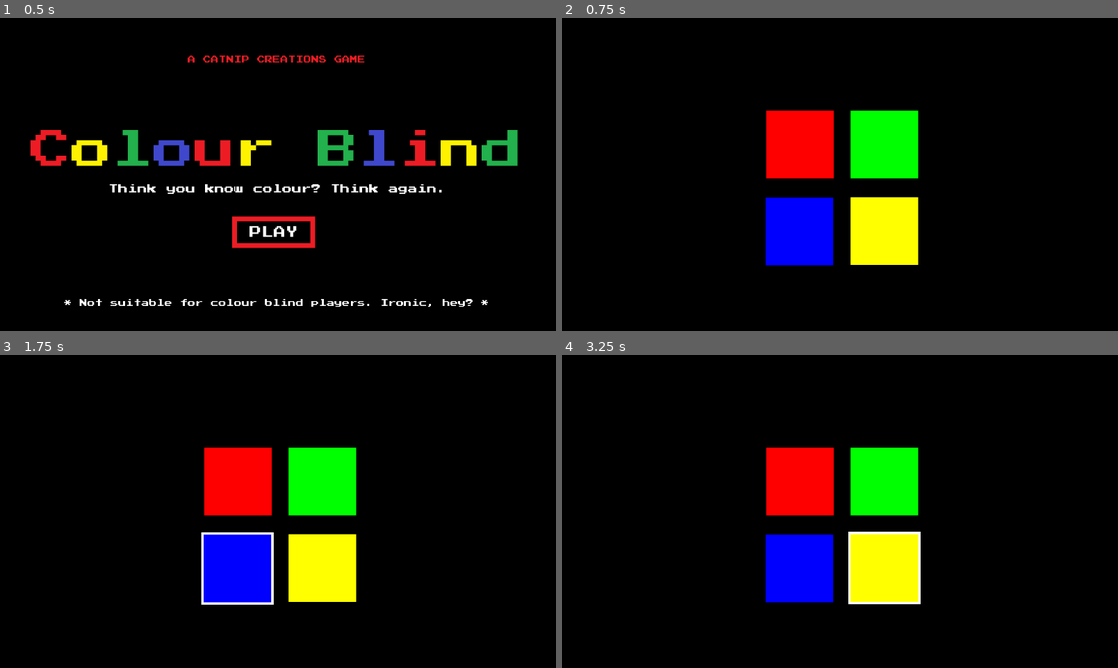
Above: before the commit, frames 1-4 (two rows, left to right).
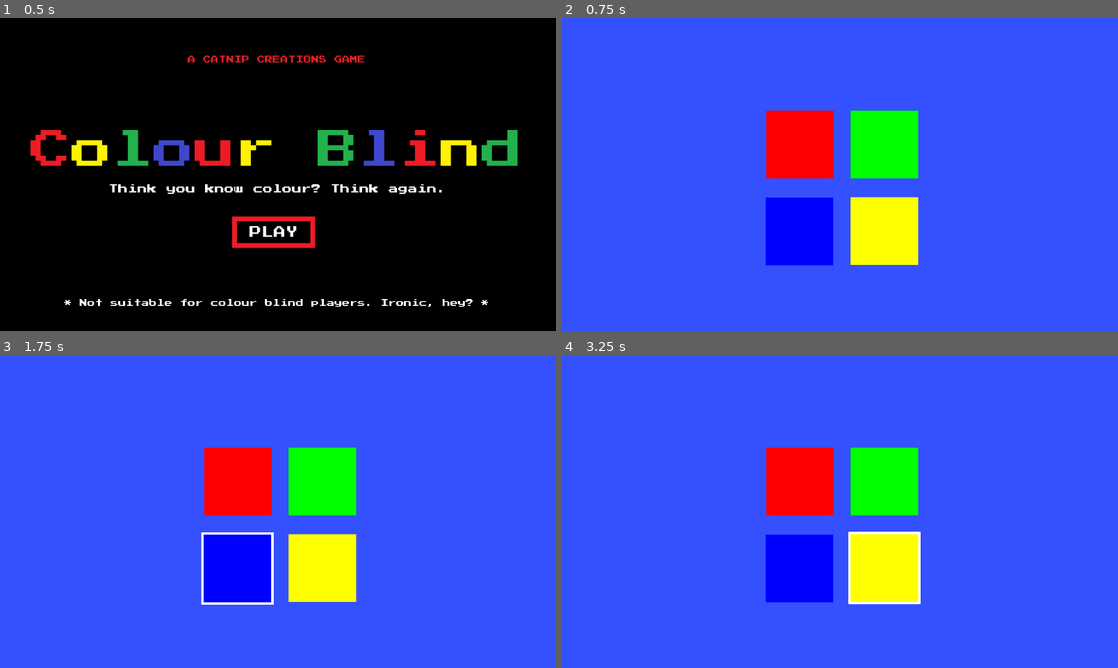
Above: after the commit, the same moments.

Repository: kwrightsk/game-jam-january-2026
Game: Godot game, scene res://Scenes/title_screen.tscn
The game is run twice, just before and just after one commit, with the same random seed, the same clock (stepped at 60 frames per second) and the same inputs.
Inputs (mouse positions are in pixels of both pictures, inside the frame that each line leads up to):
- Up to frame 1 (0.5 s): no input
- Up to frame 2 (0.75 s): click "PLAY" at 0.5 s
- Up to frame 3 (1.75 s): tap Enter at 1.25 s; move the mouse to (239, 480) at 1.27 s; press the mouse at (239, 480) at 1.28 s
- Up to frame 4 (3.25 s): tap Space at 2 s; move the mouse to (884, 480) at 2.02 s; release the mouse at (884, 480) at 2.03 s; click (884, 480) at 2.1 s; tap Enter at 2.75 s; move the mouse to (801, 567) at 2.77 s; press the mouse at (801, 567) at 2.78 s

Frame 1 is identical in both runs. In frame 2, 90% of the frame differs, in the area x 0-100%, y 0-100%; in frame 3, 89%; in frame 4, 89%.

Commit message:
merge to colour book

Diff:
--- a/Scenes/colour_eater_bug.tscn
+++ b/Scenes/colour_eater_bug.tscn
@@ -11,9 +11,6 @@
 position = Vector2(0, 1)
 shape = SubResource("CircleShape2D_y83hf")
 
-[node name="BugSpawnTimer" type="Timer" parent="."]
-wait_time = 2.0
-
 [node name="Sprite2D" type="Sprite2D" parent="."]
 texture_filter = 1
 position = Vector2(0.5, 1.5)
--- a/Scenes/colouring_book.tscn
+++ b/Scenes/colouring_book.tscn
@@ -1,19 +1,19 @@
-[gd_scene load_steps=5 format=3 uid="uid://djxt5qfv25rsi"]
+[gd_scene load_steps=6 format=3 uid="uid://djxt5qfv25rsi"]
 
 [ext_resource type="Script" path="res://scripts/colouring_book.gd" id="1_45ish"]
 [ext_resource type="PackedScene" uid="uid://bl5wnl1jid5jc" path="res://Scenes/colour_eater_bug.tscn" id="2_fofd4"]
 [ext_resource type="PackedScene" uid="uid://id30r6jh5ic6" path="res://Scenes/paint.tscn" id="2_vs0pb"]
 [ext_resource type="FontFile" uid="uid://boafiido6lxpb" path="res://assets/PressStart2P.ttf" id="3_xinx8"]
+[ext_resource type="PackedScene" uid="uid://qh5j8imflq6k" path="res://Scenes/paintbrush_cursor.tscn" id="5_hatgv"]
 
 [node name="ColouringBook" type="Node2D"]
 script = ExtResource("1_45ish")
 
-[node name="Paint" parent="." instance=ExtResource("2_vs0pb")]
+[node name="BugSpawnTimer" type="Timer" parent="."]
+wait_time = 2.0
 
 [node name="MinigameTimer" type="Timer" parent="."]
 wait_time = 10.0
-
-[node name="ColourEaterBug" parent="." instance=ExtResource("2_fofd4")]
 
 [node name="Background" type="CanvasLayer" parent="."]
 
@@ -53,4 +53,12 @@
 theme_override_fonts/font = ExtResource("3_xinx8")
 text = "Time:"
 
+[node name="Paint" parent="." instance=ExtResource("2_vs0pb")]
+script = ExtResource("1_45ish")
+
+[node name="ColourEaterBug" parent="." instance=ExtResource("2_fofd4")]
+
+[node name="PaintbrushCursor" parent="." instance=ExtResource("5_hatgv")]
+
+[connection signal="timeout" from="BugSpawnTimer" to="." method="_on_bug_spawn_timer_timeout"]
 [connection signal="timeout" from="MinigameTimer" to="." method="_on_minigame_timer_timeout"]
--- /dev/null
+++ b/game-over-screen.tscn
@@ -0,0 +1,176 @@
+[gd_scene load_steps=4 format=3 uid="uid://brp17eqlny85c"]
+
+[ext_resource type="FontFile" uid="uid://boafiido6lxpb" path="res://assets/PressStart2P.ttf" id="1_0wk6x"]
+[ext_resource type="Texture2D" uid="uid://ba6mo6y6urtm7" path="res://assets/shirt-1671181932-5abe8617e0731d1ab2d8b2f6a6602d1e.webp" id="2_r5a24"]
+
+[sub_resource type="StyleBoxFlat" id="StyleBoxFlat_jvsqo"]
+bg_color = Color(0.6, 0.6, 0.6, 0)
+border_width_left = 10
+border_width_top = 10
+border_width_right = 10
+border_width_bottom = 10
+border_color = Color(1, 1, 1, 1)
+
+[node name="Game-over-screen" type="Node2D"]
+
+[node name="Background" type="CanvasLayer" parent="."]
+layer = -1
+
+[node name="ColorRect" type="ColorRect" parent="Background"]
+anchors_preset = 15
+anchor_right = 1.0
+anchor_bottom = 1.0
+grow_horizontal = 2
+grow_vertical = 2
+color = Color(0, 0, 0, 1)
+
+[node name="UI" type="Control" parent="."]
+layout_mode = 3
+anchors_preset = 0
+offset_right = 1150.0
+offset_bottom = 647.0
+
+[node name="TextureRect" type="TextureRect" parent="."]
+custom_minimum_size = Vector2(400, 200)
+anchors_preset = 8
+anchor_left = 0.5
+anchor_top = 0.5
+anchor_right = 0.5
+anchor_bottom = 0.5
+offset_left = 239.0
+offset_top = -1.0
+offset_right = 916.0
+offset_bottom = 641.0
+grow_horizontal = 2
+grow_vertical = 2
+mouse_filter = 2
+texture = ExtResource("2_r5a24")
+expand_mode = 1
+stretch_mode = 5
+
+[node name="Title" type="Label" parent="."]
+anchors_preset = 10
+anchor_right = 1.0
+offset_left = 224.0
+offset_top = 85.0
+offset_right = 944.0
+offset_bottom = 191.0
+grow_horizontal = 2
+pivot_offset = Vector2(60, 60)
+theme_override_colors/font_color = Color(1, 1, 1, 1)
+theme_override_fonts/font = ExtResource("1_0wk6x")
+theme_override_font_sizes/font_size = 80
+text = "Game  Over"
+horizontal_alignment = 1
+
+[node name="TextureButton" type="TextureButton" parent="."]
+offset_left = 446.0
+offset_top = 400.0
+offset_right = 617.0
+offset_bottom = 465.0
+
+[node name="Panel" type="Panel" parent="TextureButton"]
+layout_mode = 1
+anchors_preset = -1
+anchor_left = -3.412
+anchor_top = -2.669
+anchor_right = -3.412
+anchor_bottom = -2.669
+offset_left = 532.452
+offset_top = 281.485
+offset_right = 816.452
+offset_bottom = 350.485
+theme_override_styles/panel = SubResource("StyleBoxFlat_jvsqo")
+
+[node name="RichTextLabel4" type="RichTextLabel" parent="TextureButton"]
+texture_filter = 1
+layout_mode = 1
+anchors_preset = -1
+anchor_left = 0.547
+anchor_top = 2.246
+anchor_right = 0.547
+anchor_bottom = 2.246
+offset_left = -128.537
+offset_top = -15.99
+offset_right = 132.463
+offset_bottom = 20.01
+grow_horizontal = 2
+grow_vertical = 2
+theme_override_fonts/normal_font = ExtResource("1_0wk6x")
+theme_override_font_sizes/normal_font_size = 25
+text = "PLAY AGAIN"
+
+[node name="TextureButton2" type="TextureButton" parent="."]
+offset_left = 791.0
+offset_top = 383.0
+offset_right = 962.0
+offset_bottom = 448.0
+
+[node name="Panel" type="Panel" parent="TextureButton2"]
+layout_mode = 1
+anchors_preset = -1
+anchor_left = -3.412
+anchor_top = -2.669
+anchor_right = -3.412
+anchor_bottom = -2.669
+offset_left = 536.452
+offset_top = 296.485
+offset_right = 877.452
+offset_bottom = 365.485
+theme_override_styles/panel = SubResource("StyleBoxFlat_jvsqo")
+
+[node name="RichTextLabel4" type="RichTextLabel" parent="TextureButton2"]
+texture_filter = 1
+layout_mode = 1
+anchors_preset = -1
+anchor_left = 0.195
+anchor_top = 2.262
+anchor_right = 0.195
+anchor_bottom = 2.262
+offset_left = -61.345
+offset_top = -4.03
+offset_right = 242.655
+offset_bottom = 24.97
+grow_horizontal = 2
+grow_vertical = 2
+theme_override_fonts/normal_font = ExtResource("1_0wk6x")
+theme_override_font_sizes/normal_font_size = 25
+text = "LEADER BOARD"
+
+[node name="TextureButton3" type="TextureButton" parent="."]
+offset_left = 233.0
+offset_top = 403.0
+offset_right = 404.0
+offset_bottom = 468.0
+
+[node name="Panel" type="Panel" parent="TextureButton3"]
+layout_mode = 1
+anchors_preset = -1
+anchor_left = -3.412
+anchor_top = -2.669
+anchor_right = -3.412
+anchor_bottom = -2.669
+offset_left = 417.452
+offset_top = 281.485
+offset_right = 687.452
+offset_bottom = 350.485
+theme_override_styles/panel = SubResource("StyleBoxFlat_jvsqo")
+
+[node name="RichTextLabel4" type="RichTextLabel" parent="TextureButton3"]
+texture_filter = 1
+layout_mode = 1
+anchors_preset = -1
+anchor_left = -0.135
+anchor_top = 2.308
+anchor_right = -0.135
+anchor_bottom = 2.308
+offset_left = -117.915
+offset_top = -18.02
+offset_right = 118.085
+offset_bottom = 17.98
+grow_horizontal = 2
+grow_vertical = 2
+theme_override_fonts/normal_font = ExtResource("1_0wk6x")
+theme_override_font_sizes/normal_font_size = 25
+text = "MAIN MENU
+"
--- a/project.godot
+++ b/project.godot
@@ -14,6 +14,7 @@
 run/main_scene="res://Scenes/title_screen.tscn"
 config/features=PackedStringArray("4.3", "GL Compatibility")
 config/icon="res://icon.svg"
+<<<<<<<HEADrun/main_scene="res://Scenes/colouring_book.tscn"
 
 [display]
 
--- a/rootMainScene.tscn
+++ b/rootMainScene.tscn
@@ -1,4 +1,7 @@
-[gd_scene format=3 uid="uid://0b3tynguqs3p"]
+[gd_scene load_steps=3 format=3 uid="uid://c0wr5qp44mksp"]
+
+[ext_resource type="Script" path="res://scripts/colouring_book.gd" id="1_qyhf5"]
+[ext_resource type="Script" path="res://scripts/paintbrush_cursor.gd" id="2_62lt5"]
 
 [node name="Root" type="Node2D"]
 
@@ -10,4 +13,15 @@
 anchor_bottom = 1.0
 grow_horizontal = 2
 grow_vertical = 2
-color = Color(0, 0, 0, 1)
+color = Color(0.207843, 0.313726, 1, 1)
+
+[node name="colouring book" type="Node2D" parent="."]
+script = ExtResource("1_qyhf5")
+
+[node name="paintbrush" type="Node2D" parent="colouring book"]
+script = ExtResource("2_62lt5")
+
+[node name="Timer" type="Timer" parent="colouring book"]
+wait_time = 10.0
+
+[connection signal="timeout" from="colouring book/Timer" to="colouring book" method="_on_timer_timeout"]
--- a/scripts/colouring_book.gd
+++ b/scripts/colouring_book.gd
@@ -4,16 +4,20 @@
 var bug = preload("res://Scenes/colour_eater_bug.tscn")
 
 func _ready() -> void:
-	$MinigameTimer.start()
+	pass
+	#$MinigameTimer.start()
+	#$BugSpawnTimer.start()
 
 func _on_minigame_timer_timeout() -> void:
 	print("you suck")
 
 
 func _on_bug_spawn_timer_timeout() -> void:
+	pass
+	print("bug")
 	var bug_instance = bug.instantiate()
 	bug_instance.position = Vector2(randf_range(10, 300), randf_range(100, 500))
-	bug_instance.rotatation_degrees = randi_range(-180, 180)
+	#bug_instance.rotatation_degrees = randf_range(-180, 180)
 	add_child(bug_instance)
 
 
Not shown: 1 places in Scenes/click_colour.tscn that only renumber resources
Not shown: 1 places in Scenes/colour_picker.tscn that only renumber resources
Not shown: 1 places in Scenes/game-over-screen.tscn that only renumber resources
Not shown: 1 places in Scenes/interactable_colour.tscn that only renumber resources
Not shown: 1 places in Scenes/leaderboard_screen.tscn that only renumber resources
Not shown: 1 places in Scenes/main_level.tscn that only renumber resources
Not shown: 1 places in Scenes/paintbrush.tscn that only renumber resources
Not shown: 1 places in Scenes/simon_says_level.tscn that only renumber resources
Not shown: 1 places in Scenes/simon_says_pixel.tscn that only renumber resources
Not shown: 1 places in Scenes/title_screen.tscn that only renumber resources
Not shown: 1 places in main_level.tscn that only renumber resources
